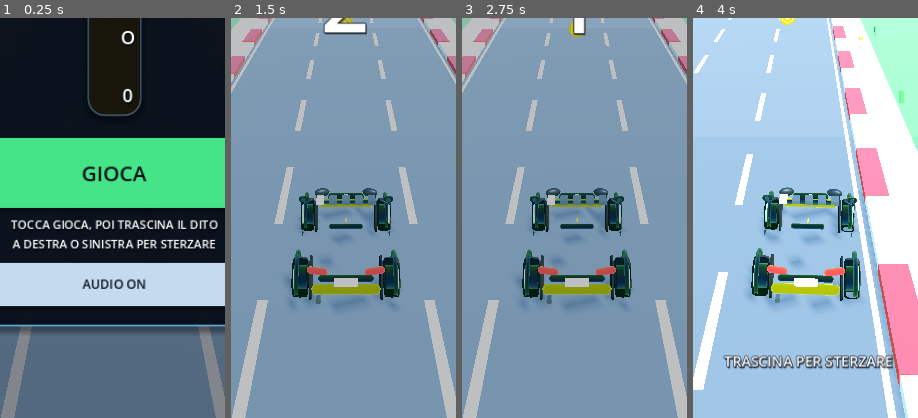
Above: before the commit, frames 1-4 (left to right).
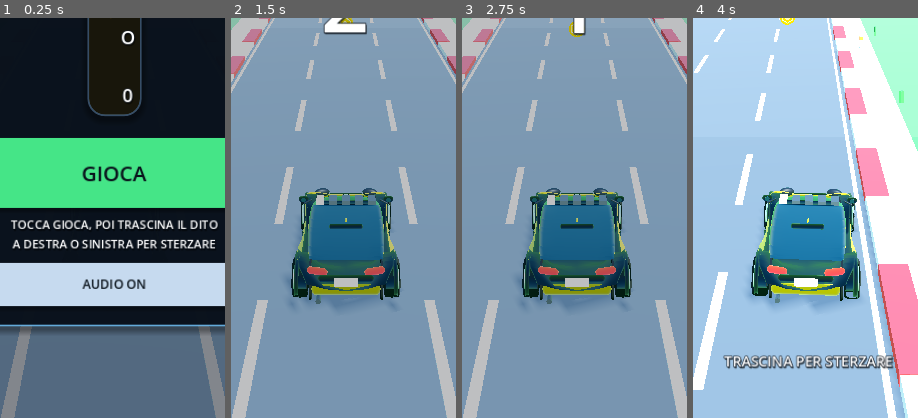
Above: after the commit, the same moments.

Repository: wraixxfn-create/GiocoMobile
Game: Godot game, scene res://scenes/Main.tscn
Two runs of this game, one before a commit and one after it. Both use one fixed random seed, a clock stepped at 60 frames per second and the inputs below.
Inputs (mouse positions are % of the whole screen's width and height, from its top left):
- Up to frame 1 (0.25 s): no input
- Up to frame 2 (1.5 s): click "GIOCA" at 0.5 s; click "AUDIO ON" at 1.25 s
- Up to frame 3 (2.75 s): tap Enter at 2 s; move the mouse to (72, 45) at 2.02 s; hold Right (ui_right) from 2.03 s (still down); tap R at 2.1 s; click (72, 45) at 2.17 s
- Up to frame 4 (4 s): release Right (ui_right) at 2.75 s; tap Space at 2.75 s; drag from (30, 55) to (45, 70) at 2.77 s; move the mouse to (60, 28) at 3.52 s; hold Right (ui_right) from 3.53 s (still down); tap 2 at 3.6 s; tap R at 3.8 s
The pictures show only the part of the screen within x 24-74%, y 50-100%; the shares and areas given below are measured in that part.

The runs differ from the first frame. In frame 2, 7.1% of the frame differs, in the area x 29-73%, y 43-71%; in frame 3, 7.1%; in frame 4, 7.4%, in the area x 28-73%, y 43-72%.

Commit message:
fix(player): mesh del loft non più vuote, test di integrità geometrica
Co-authored-by: arena-agent <297053741+arena-agent@users.noreply.github.com>

Diff:
--- a/scripts/player/CarBodyFactory.gd
+++ b/scripts/player/CarBodyFactory.gd
@@ -133,7 +133,8 @@
 				data, grid, grid_normals, (i + 1) * ring_n + j2, min_z, z_span, ring_n
 			)
 			var d := _bucket_vertex(data, grid, grid_normals, (i + 1) * ring_n + j, min_z, z_span, ring_n)
-			(data["indices"] as PackedInt32Array).append_array(PackedInt32Array([a, b, c, a, c, d]))
+			var indices: Array[int] = data["indices"]
+			indices.append_array([a, b, c, a, c, d])
 
 	_add_loft_cap(buckets, bucket, grid, grid_normals, ring, stations, 0, -1.0, min_z, z_span)
 	_add_loft_cap(
@@ -143,7 +144,14 @@
 	var meshes: Dictionary = {}
 	for name in buckets.keys():
 		var data: Dictionary = buckets[name]
-		meshes[name] = _make_mesh(data["verts"], data["normals"], data["uvs"], data["indices"])
+		if (data["indices"] as Array).is_empty():
+			continue
+		meshes[name] = _make_mesh(
+			PackedVector3Array(data["verts"]),
+			PackedVector3Array(data["normals"]),
+			PackedVector2Array(data["uvs"]),
+			PackedInt32Array(data["indices"]),
+		)
 	return meshes
 
 
@@ -330,13 +338,17 @@
 	return mesh
 
 
+## Accumulatore di un materiale del loft. I valori sono `Array` semplici
+## (tipo per riferimento): Packed*Array è copy-on-write e una mutazione fatta
+## su un valore letto da un dizionario andrebbe persa, lasciando la mesh vuota.
+## La conversione a Packed avviene una sola volta, in `_make_mesh`.
 static func _bucket_data(buckets: Dictionary, name: String) -> Dictionary:
 	if not buckets.has(name):
 		buckets[name] = {
-			"verts": PackedVector3Array(),
-			"normals": PackedVector3Array(),
-			"uvs": PackedVector2Array(),
-			"indices": PackedInt32Array(),
+			"verts": [] as Array[Vector3],
+			"normals": [] as Array[Vector3],
+			"uvs": [] as Array[Vector2],
+			"indices": [] as Array[int],
 			"map": {},
 		}
 	return buckets[name]
@@ -354,12 +366,15 @@
 	var map: Dictionary = data["map"]
 	if map.has(grid_index):
 		return map[grid_index]
-	var local := (data["verts"] as PackedVector3Array).size()
+	var verts: Array[Vector3] = data["verts"]
+	var local := verts.size()
 	map[grid_index] = local
 	var vertex := grid[grid_index]
-	(data["verts"] as PackedVector3Array).append(vertex)
-	(data["normals"] as PackedVector3Array).append(grid_normals[grid_index])
-	(data["uvs"] as PackedVector2Array).append(Vector2(
+	verts.append(vertex)
+	var normals: Array[Vector3] = data["normals"]
+	normals.append(grid_normals[grid_index])
+	var uvs: Array[Vector2] = data["uvs"]
+	uvs.append(Vector2(
 		(vertex.z - min_z) / z_span, float(grid_index % ring_n) / float(ring_n)
 	))
 	return local
@@ -394,19 +409,20 @@
 		var name: String = bucket.call(station_i, j, ring[j], ring[j2], z)
 		var data := _bucket_data(buckets, name)
 		if not centers.has(name):
-			var ci := (data["verts"] as PackedVector3Array).size()
-			centers[name] = ci
-			(data["verts"] as PackedVector3Array).append(center)
-			(data["normals"] as PackedVector3Array).append(
-				Vector3(0.0, 0.15, direction).normalized()
-			)
-			(data["uvs"] as PackedVector2Array).append(Vector2((z - min_z) / z_span, 0.5))
+			var cap_verts: Array[Vector3] = data["verts"]
+			centers[name] = cap_verts.size()
+			cap_verts.append(center)
+			var cap_normals: Array[Vector3] = data["normals"]
+			cap_normals.append(Vector3(0.0, 0.15, direction).normalized())
+			var cap_uvs: Array[Vector2] = data["uvs"]
+			cap_uvs.append(Vector2((z - min_z) / z_span, 0.5))
 		var ci: int = centers[name]
 		var a := _bucket_vertex(data, grid, grid_normals, station_i * ring_n + j, min_z, z_span, ring_n)
 		var b := _bucket_vertex(
 			data, grid, grid_normals, station_i * ring_n + j2, min_z, z_span, ring_n
 		)
+		var cap_indices: Array[int] = data["indices"]
 		if direction < 0.0:
-			(data["indices"] as PackedInt32Array).append_array(PackedInt32Array([ci, b, a]))
+			cap_indices.append_array([ci, b, a])
 		else:
-			(data["indices"] as PackedInt32Array).append_array(PackedInt32Array([ci, a, b]))
+			cap_indices.append_array([ci, a, b])
--- a/scripts/player/CarModelBuilder.gd
+++ b/scripts/player/CarModelBuilder.gd
@@ -409,8 +409,8 @@
 	var body_bucket := func(_i: int, _j: int, pa: Vector2, pb: Vector2, _z: float) -> String:
 		return BUCKET_TRIM if 0.5 * (pa.y + pb.y) < clad_split else BUCKET_PAINT
 	var shell := CarBodyFactory.build_loft(stations, BODY_SECTION, 12, body_bucket)
-	body.add_child(_instance("BodyPaint", shell[BUCKET_PAINT], m["body"]))
-	body.add_child(_instance("BodyTrim", shell[BUCKET_TRIM], m["trim"]))
+	body.add_child(_instance("BodyPaint", _bucket_mesh(shell, BUCKET_PAINT), m["body"]))
+	body.add_child(_instance("BodyTrim", _bucket_mesh(shell, BUCKET_TRIM), m["trim"]))
 
 	# Abitacolo: loft vetrato con tetto e montanti verniciati. La base è
 	# affondata nella scocca, così la giunzione non si vede mai.
@@ -457,9 +457,9 @@
 			return BUCKET_PAINT
 		return BUCKET_GLASS
 	var cabin := CarBodyFactory.build_loft(gstations, GLASS_SECTION, 11, glass_bucket)
-	body.add_child(_instance("CabinGlass", cabin[BUCKET_GLASS], m["glass"]))
+	body.add_child(_instance("CabinGlass", _bucket_mesh(cabin, BUCKET_GLASS), m["glass"]))
 	if cabin.has(BUCKET_PAINT):
-		body.add_child(_instance("CabinPaint", cabin[BUCKET_PAINT], m["body"]))
+		body.add_child(_instance("CabinPaint", _bucket_mesh(cabin, BUCKET_PAINT), m["body"]))
 
 
 # -------------------------------------------------------------------- Ruote --
@@ -959,6 +959,12 @@
 
 # ------------------------------------------------------------------ Helper ---
 
+## Mesh di un bucket, oppure null se quel materiale non ha facce.
+## Un MeshInstance3D senza mesh resta un nodo vuoto innocuo (niente errori).
+static func _bucket_mesh(buckets: Dictionary, name: String) -> Mesh:
+	return buckets.get(name, null) as Mesh
+
+
 static func _instance(
 	node_name: String,
 	mesh: Mesh,
--- a/tests/TestRunner.gd
+++ b/tests/TestRunner.gd
@@ -128,6 +128,7 @@
 	await _test_gate_recycling()
 	_test_evolution_stage_catalog()
 	_test_evolution_stage_models()
+	_test_car_geometry_integrity()
 	await _test_evolution_transformation()
 	await _test_evolution_keeps_driving()
 	await _test_evolution_level_sync()
@@ -712,6 +713,37 @@
 	return CarModel.find_director(_car)
 
 
+## Le mesh del modello devono contenere davvero geometria: un loft vuoto
+## (bug di copy-on-write sugli array) lascia l'auto senza carrozzeria.
+func _test_car_geometry_integrity() -> void:
+	var missing: Array[String] = []
+	var empty: Array[String] = []
+	var total_vertices := 0
+	for level in range(GameConfig.EVOLUTION_MIN_LEVEL, GameConfig.EVOLUTION_MAX_LEVEL + 1):
+		var profile := CarEvolutionCatalog.profile_for(level)
+		var built := CarModelBuilder.build(profile)
+		var root := built.get(CarModelBuilder.KEY_ROOT, null) as Node3D
+		if root == null:
+			missing.append("livello %d" % level)
+			continue
+		var body_paint := root.find_child("BodyPaint", true, false) as MeshInstance3D
+		if body_paint == null or body_paint.mesh == null:
+			missing.append("BodyPaint del livello %d" % level)
+		for node in root.find_children("*", "MeshInstance3D", true, false):
+			var instance := node as MeshInstance3D
+			if instance.mesh == null or instance.mesh.get_surface_count() == 0:
+				empty.append("%s (livello %d)" % [instance.name, level])
+				continue
+			var indices := instance.mesh.surface_get_arrays(0)[Mesh.ARRAY_INDEX] as PackedInt32Array
+			if indices.is_empty():
+				empty.append("%s senza triangoli (livello %d)" % [instance.name, level])
+			total_vertices += indices.size()
+		root.free()
+	_check(missing.is_empty(), "ogni stadio ha la mesh della carrozzeria (%s)" % ", ".join(missing))
+	_check(empty.is_empty(), "nessuna mesh vuota nel modello (%s)" % ", ".join(empty))
+	_check(total_vertices > 20000, "i sei stadi hanno geometria scolpita (%d vertici)" % total_vertices)
+
+
 func _test_evolution_stage_catalog() -> void:
 	var names: Array[String] = []
 	var silhouettes: Array[int] = []
@@ -909,10 +941,16 @@
 		wheels_after.size() > 0 and (wheels_after[0] as Node3D).rotation.x != wheel_before,
 		"le ruote del nuovo modello continuano a girare",
 	)
+	# Il limite segue l'ingombro dello stadio, ma mai meno della costante di
+	# progetto: nessuna silhouette può sporgere oltre il cordolo.
+	var profile_now := _car.evolution_profile()
+	var safe_extent := maxf(profile_now.half_width, GameConfig.CAR_HALF_WIDTH) \
+		* cos(GameConfig.CAR_MAX_STEER_YAW) \
+		+ maxf(profile_now.half_length, GameConfig.CAR_HALF_LENGTH) \
+		* sin(GameConfig.CAR_MAX_STEER_YAW)
 	_check(
 		absf(_car.lateral_limit - (GameConfig.TRACK_WIDTH * 0.5
-			- _car.evolution_profile().lateral_half_extent(GameConfig.CAR_MAX_STEER_YAW)
-			- GameConfig.CAR_EDGE_MARGIN)) < EPSILON,
+			- safe_extent - GameConfig.CAR_EDGE_MARGIN)) < EPSILON,
 		"i limiti laterali seguono l'ingombro dello stadio",
 	)
 
